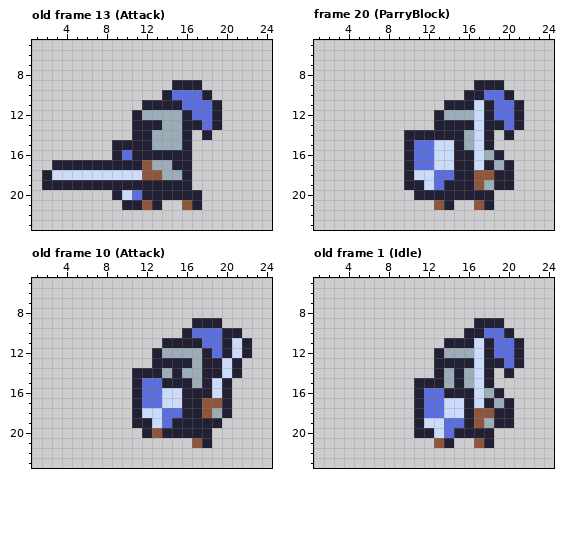
Pixel-art file, stored at assets/knight.aseprite. That is the earlier state.
32x30 pixels, 28 frames. Shown: old frame 13 (Attack): x 1..24, y 5..23; frame 20 (ParryBlock): x 1..24, y 5..23; old frame 10 (Attack): x 1..24, y 5..23; old frame 1 (Idle): x 1..24, y 5..23. The commit also changed other frames, which this record leaves out.
After:
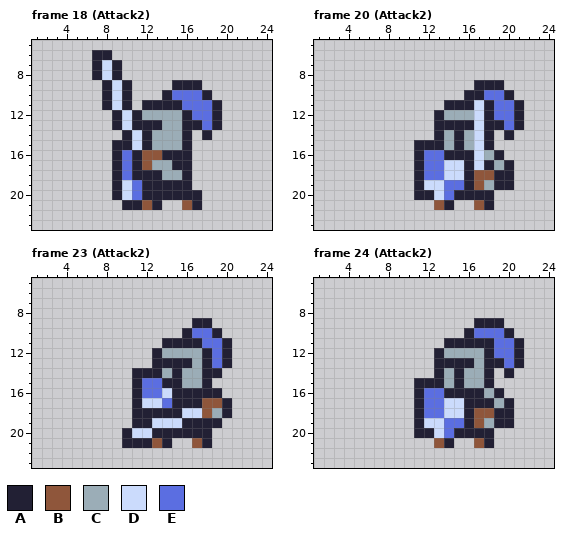
Palette (. is transparent): A #222034  B #8f563b  C #9badb7  D #cbdbfc  E #5b6ee1
A new or re-ordered frame is compared with the old frame closest to it.
Change:
frames 28 -> 33
Changed rows in their new state; - is an unchanged pixel.
Frame 18 (Attack2) is new; against old frame 13 (Attack), layers "sword", "main":
first column x 2:
 6 -----AA-----
 7 -----ADA----
 8 -----ADA----
 9 ------ADA---
10 ------ADA---
11 ------ADA---
12 -------AD---
13 -------AD---
14 --------AD--
15 ---------D--
16 ----------BB
17 -......-E---
18 .......AEAAA
19 .......-DE--
Frame 20 (Attack2), layer "main":
first column x 10:
14 ...-C-
15 .AAAC-
16 .A-EA-
17 .A-E-D
18 .AE-DD
19 .--DEE
20 ---DE-
Frame 23 (Attack2) is new; against old frame 10 (Attack), layer "main":
first column x 10:
 9 ---------.---
10 ---------A..-
11 -----------..
12 -----------..
13 ---------EA.-
14 ----------..-
15 ------C--..--
16 -----A---A.--
17 --DDEA-------
18 --AAAADD-----
19 ----DD-------
20 ADDA---------
21 AAABA--------
Frame 24 (Attack2) is new; against old frame 1 (Idle), layer "main":
first column x 17:
10 E
11 A
12 C
13 C
14 C
15 C
16 A
17 A
Boxes around the changes in both pictures, in picture pixels (x1, y1, x2, y2):
changed: (42, 50, 162, 190)
changed: (404, 130, 464, 200)
changed: (122, 318, 252, 448)
changed: (474, 328, 484, 408)
